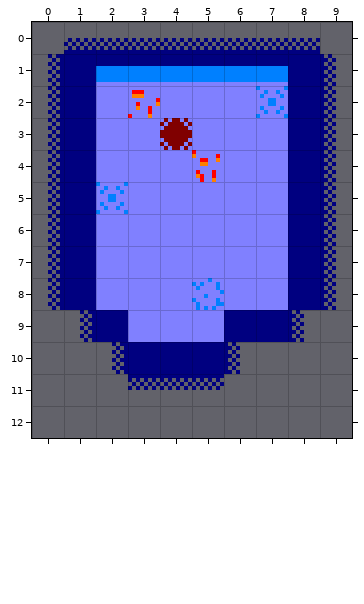
An edit to a level. Tiled map, splatun/assets/World1/Level1/Level1.tmx. This is how it looked before the edit.
Cells are 8x8 px. Shown: x 0..9, y 0..12.
After:
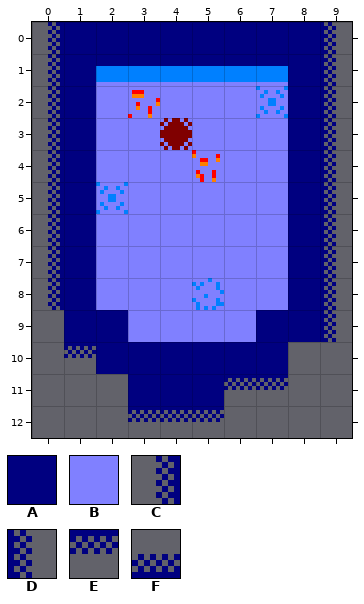
Key: from "Tileset": A 14, B 16, C 25, D 26, E 27, F 28.
_ is an empty cell.
From old to new:
{"where": "layer \"Tile Layer 1\""}
{"y":0,"x":0,"old":"_FFFFFFFF_","new":"CAAAAAAAAD"}
{"y":9,"x":1,"old":"C","new":"A"}
{"y":9,"x":6,"old":"A","new":"B"}
{"y":9,"x":8,"old":"D_","new":"AD"}
{"y":10,"x":1,"old":"_C","new":"EA"}
{"y":10,"x":6,"old":"D_","new":"AA"}
{"y":11,"x":3,"old":"EEE__","new":"AAAEE"}
{"y":12,"x":3,"old":"___","new":"EEE"}
{"label":"changed","picture_box":[48,22,336,54]}
{"label":"changed","picture_box":[64,310,336,422]}
